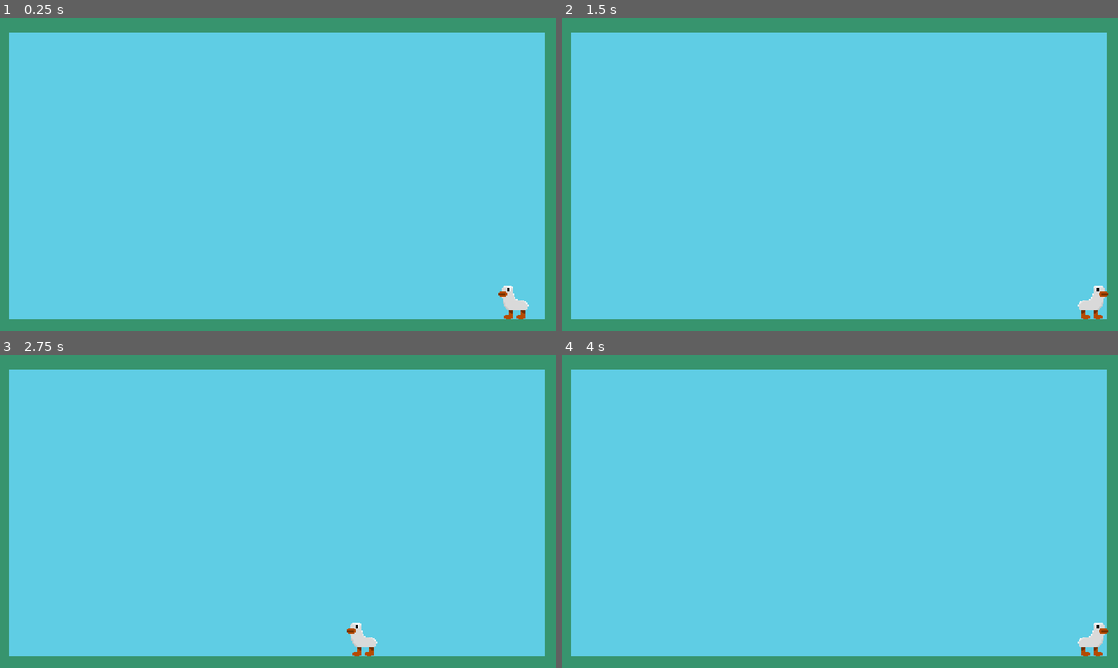
Above: before the commit, frames 1-4 (two rows, left to right).
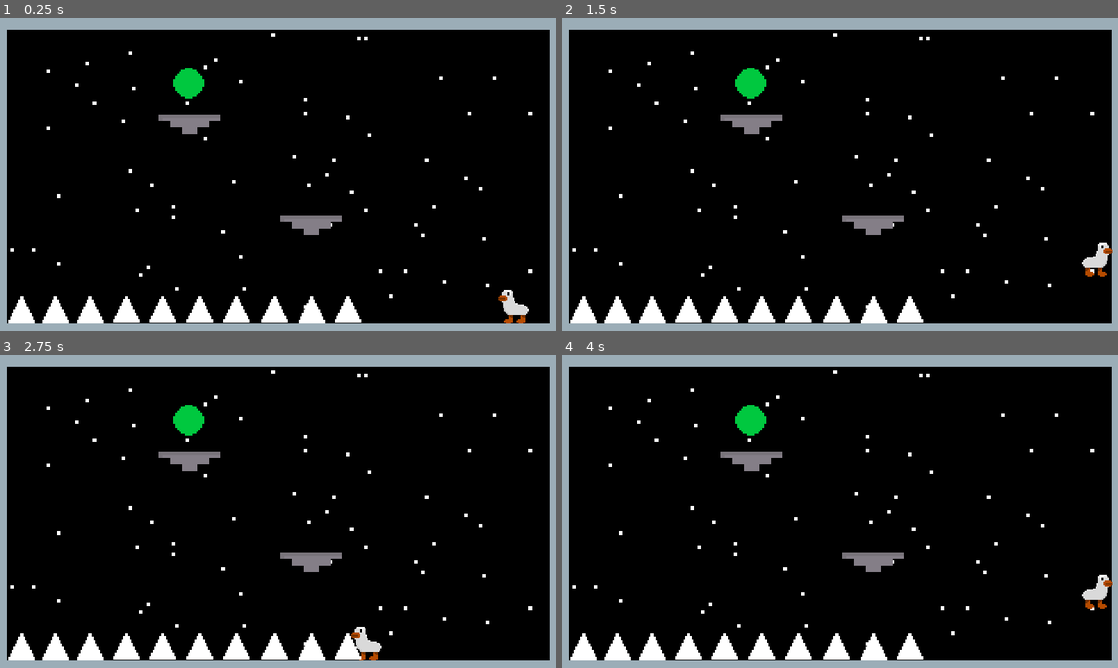
Above: after the commit, the same moments.

Repository: FireEntity1/white-goose-game
Game: Godot game, scene res://levels/level11.tscn
Same seed, same stepped clock (60 frames per second), same inputs: the game is played once before the commit and once after it. This scene is started directly instead of the project's main scene.
Inputs:
- Up to frame 1 (0.25 s): no input
- Up to frame 2 (1.5 s): tap Enter (ui_accept) at 0.5, 0.77 s; hold Right (ui_right) from 0.53 s (still down)
- Up to frame 3 (2.75 s): tap Enter (ui_accept) at 1.52 s; release Right (ui_right) at 2.03 s; hold Left (ui_left) from 2.03 s (still down)
- Up to frame 4 (4 s): release Left (ui_left) at 2.78 s; hold Right (ui_right) from 2.78 s (still down); tap Enter (ui_accept) at 3.02, 3.77 s

The runs differ from the first frame. In frame 1, 100% of the frame differs, in the area x 0-100%, y 0-100%; in frame 2, 100%; in frame 3, 100%; in frame 4, 100%.

Commit message:
Part 2 Levels

Diff:
--- a/levels/level10.tscn
+++ b/levels/level10.tscn
@@ -6,7 +6,7 @@
 [ext_resource type="PackedScene" uid="uid://s2prmx6o0rdp" path="res://parts/spike.tscn" id="4_l5l2c"]
 [ext_resource type="PackedScene" uid="uid://co1h1e5n77dwi" path="res://parts/end_coin.tscn" id="5_hcr8s"]
 
-[node name="Node2D" type="Node2D"]
+[node name="level10" type="Node2D"]
 
 [node name="bg" parent="." instance=ExtResource("1_ds13n")]
 position = Vector2(-5, 1)
--- a/levels/level11.tscn
+++ b/levels/level11.tscn
@@ -1,12 +1,54 @@
-[gd_scene load_steps=3 format=3 uid="uid://bk7lf4aawjv6o"]
+[gd_scene load_steps=6 format=3 uid="uid://bk7lf4aawjv6o"]
 
-[ext_resource type="PackedScene" uid="uid://bf1a8gpljecgs" path="res://parts/bg.tscn" id="1_bjls5"]
 [ext_resource type="PackedScene" uid="uid://defxlh8t1fmo8" path="res://parts/player.tscn" id="2_bwbr0"]
+[ext_resource type="PackedScene" uid="uid://cqjeo02m2p5ry" path="res://parts/bg2.tscn" id="2_wqhp2"]
+[ext_resource type="PackedScene" uid="uid://q68h81as2qqj" path="res://parts/platform_2.tscn" id="3_idwja"]
+[ext_resource type="PackedScene" uid="uid://co1h1e5n77dwi" path="res://parts/end_coin.tscn" id="4_v1ruu"]
+[ext_resource type="PackedScene" uid="uid://s2prmx6o0rdp" path="res://parts/spike.tscn" id="5_xu1lc"]
 
 [node name="level11" type="Node2D"]
 
-[node name="bg" parent="." instance=ExtResource("1_bjls5")]
-position = Vector2(-5, 1)
+[node name="bg" parent="." instance=ExtResource("2_wqhp2")]
+position = Vector2(-2, 2)
 
 [node name="player" parent="." instance=ExtResource("2_bwbr0")]
 position = Vector2(1062, 555)
+
+[node name="platform2" parent="." instance=ExtResource("3_idwja")]
+position = Vector2(644, 430)
+
+[node name="platform4" parent="." instance=ExtResource("3_idwja")]
+position = Vector2(392, 221)
+
+[node name="endCoin" parent="." instance=ExtResource("4_v1ruu")]
+position = Vector2(387, 135)
+
+[node name="Spike" parent="." instance=ExtResource("5_xu1lc")]
+position = Vector2(45, 604)
+
+[node name="Spike2" parent="." instance=ExtResource("5_xu1lc")]
+position = Vector2(115, 604)
+
+[node name="Spike3" parent="." instance=ExtResource("5_xu1lc")]
+position = Vector2(187, 604)
+
+[node name="Spike4" parent="." instance=ExtResource("5_xu1lc")]
+position = Vector2(262, 603)
+
+[node name="Spike5" parent="." instance=ExtResource("5_xu1lc")]
+position = Vector2(337, 603)
+
+[node name="Spike6" parent="." instance=ExtResource("5_xu1lc")]
+position = Vector2(414, 603)
+
+[node name="Spike7" parent="." instance=ExtResource("5_xu1lc")]
+position = Vector2(490, 603)
+
+[node name="Spike8" parent="." instance=ExtResource("5_xu1lc")]
+position = Vector2(569, 603)
+
+[node name="Spike9" parent="." instance=ExtResource("5_xu1lc")]
+position = Vector2(646, 604)
+
+[node name="Spike10" parent="." instance=ExtResource("5_xu1lc")]
+position = Vector2(721, 603)
--- /dev/null
+++ b/levels/level12.tscn
@@ -0,0 +1,51 @@
+[gd_scene load_steps=6 format=3 uid="uid://8vw8ymwjrqcu"]
+
+[ext_resource type="PackedScene" uid="uid://cqjeo02m2p5ry" path="res://parts/bg2.tscn" id="1_njmrm"]
+[ext_resource type="PackedScene" uid="uid://defxlh8t1fmo8" path="res://parts/player.tscn" id="2_s77fl"]
+[ext_resource type="PackedScene" uid="uid://s2prmx6o0rdp" path="res://parts/spike.tscn" id="3_dmpw6"]
+[ext_resource type="PackedScene" uid="uid://q68h81as2qqj" path="res://parts/platform_2.tscn" id="4_byd2t"]
+[ext_resource type="PackedScene" uid="uid://co1h1e5n77dwi" path="res://parts/end_coin.tscn" id="5_0qhyi"]
+
+[node name="level12" type="Node2D"]
+
+[node name="bg" parent="." instance=ExtResource("1_njmrm")]
+position = Vector2(-3, 1)
+
+[node name="player" parent="." instance=ExtResource("2_s77fl")]
+position = Vector2(60, 581)
+
+[node name="Spike" parent="." instance=ExtResource("3_dmpw6")]
+position = Vector2(281, 605)
+
+[node name="Spike2" parent="." instance=ExtResource("3_dmpw6")]
+position = Vector2(361, 605)
+
+[node name="Spike3" parent="." instance=ExtResource("3_dmpw6")]
+position = Vector2(434, 605)
+
+[node name="Spike4" parent="." instance=ExtResource("3_dmpw6")]
+position = Vector2(504, 605)
+
+[node name="Spike6" parent="." instance=ExtResource("3_dmpw6")]
+position = Vector2(578, 605)
+
+[node name="Spike7" parent="." instance=ExtResource("3_dmpw6")]
+position = Vector2(745, 604)
+
+[node name="Spike8" parent="." instance=ExtResource("3_dmpw6")]
+position = Vector2(810, 605)
+
+[node name="Spike9" parent="." instance=ExtResource("3_dmpw6")]
+position = Vector2(880, 605)
+
+[node name="platform1" parent="." instance=ExtResource("4_byd2t")]
+position = Vector2(1066, 439)
+
+[node name="platform2" parent="." instance=ExtResource("4_byd2t")]
+position = Vector2(653, 343)
+
+[node name="platform3" parent="." instance=ExtResource("4_byd2t")]
+position = Vector2(93, 299)
+
+[node name="endCoin" parent="." instance=ExtResource("5_0qhyi")]
+position = Vector2(90, 220)
--- /dev/null
+++ b/levels/level13.tscn
@@ -0,0 +1,79 @@
+[gd_scene load_steps=6 format=3 uid="uid://drg6rf08vbaep"]
+
+[ext_resource type="PackedScene" uid="uid://cqjeo02m2p5ry" path="res://parts/bg2.tscn" id="1_1kbcf"]
+[ext_resource type="PackedScene" uid="uid://defxlh8t1fmo8" path="res://parts/player.tscn" id="2_vpyya"]
+[ext_resource type="PackedScene" uid="uid://q68h81as2qqj" path="res://parts/platform_2.tscn" id="3_hlyxu"]
+[ext_resource type="PackedScene" uid="uid://co1h1e5n77dwi" path="res://parts/end_coin.tscn" id="4_edpku"]
+[ext_resource type="PackedScene" uid="uid://s2prmx6o0rdp" path="res://parts/spike.tscn" id="5_2e5ku"]
+
+[node name="level13" type="Node2D"]
+
+[node name="bg" parent="." instance=ExtResource("1_1kbcf")]
+position = Vector2(-2, 2)
+
+[node name="player" parent="." instance=ExtResource("2_vpyya")]
+position = Vector2(1087, 75)
+
+[node name="platform1" parent="." instance=ExtResource("3_hlyxu")]
+position = Vector2(1066, 143)
+
+[node name="platform2" parent="." instance=ExtResource("3_hlyxu")]
+position = Vector2(1062, 417)
+
+[node name="platform3" parent="." instance=ExtResource("3_hlyxu")]
+position = Vector2(456, 438)
+
+[node name="platform4" parent="." instance=ExtResource("3_hlyxu")]
+position = Vector2(674, 216)
+rotation = 0.430813
+
+[node name="platform5" parent="." instance=ExtResource("3_hlyxu")]
+position = Vector2(115, 396)
+
+[node name="platform6" parent="." instance=ExtResource("3_hlyxu")]
+position = Vector2(103, 201)
+
+[node name="endCoin" parent="." instance=ExtResource("4_edpku")]
+position = Vector2(65, 130)
+
+[node name="Spike" parent="." instance=ExtResource("5_2e5ku")]
+position = Vector2(50, 605)
+
+[node name="Spike2" parent="." instance=ExtResource("5_2e5ku")]
+position = Vector2(130, 605)
+
+[node name="Spike3" parent="." instance=ExtResource("5_2e5ku")]
+position = Vector2(211, 605)
+
+[node name="Spike4" parent="." instance=ExtResource("5_2e5ku")]
+position = Vector2(293, 605)
+
+[node name="Spike5" parent="." instance=ExtResource("5_2e5ku")]
+position = Vector2(373, 605)
+
+[node name="Spike6" parent="." instance=ExtResource("5_2e5ku")]
+position = Vector2(450, 605)
+
+[node name="Spike7" parent="." instance=ExtResource("5_2e5ku")]
+position = Vector2(529, 605)
+
+[node name="Spike8" parent="." instance=ExtResource("5_2e5ku")]
+position = Vector2(604, 605)
+
+[node name="Spike9" parent="." instance=ExtResource("5_2e5ku")]
+position = Vector2(689, 605)
+
+[node name="Spike10" parent="." instance=ExtResource("5_2e5ku")]
+position = Vector2(766, 605)
+
+[node name="Spike11" parent="." instance=ExtResource("5_2e5ku")]
+position = Vector2(843, 605)
+
+[node name="Spike12" parent="." instance=ExtResource("5_2e5ku")]
+position = Vector2(920, 605)
+
+[node name="Spike13" parent="." instance=ExtResource("5_2e5ku")]
+position = Vector2(995, 605)
+
+[node name="Spike14" parent="." instance=ExtResource("5_2e5ku")]
+position = Vector2(1072, 605)
--- /dev/null
+++ b/levels/level14.tscn
@@ -0,0 +1,85 @@
+[gd_scene load_steps=5 format=3 uid="uid://bgunmk52dkawd"]
+
+[ext_resource type="PackedScene" uid="uid://cqjeo02m2p5ry" path="res://parts/bg2.tscn" id="1_6koxy"]
+[ext_resource type="PackedScene" uid="uid://defxlh8t1fmo8" path="res://parts/player.tscn" id="2_s65k4"]
+[ext_resource type="PackedScene" uid="uid://q68h81as2qqj" path="res://parts/platform_2.tscn" id="3_7fci5"]
+[ext_resource type="PackedScene" uid="uid://s2prmx6o0rdp" path="res://parts/spike.tscn" id="4_n7e4o"]
+
+[node name="level14" type="Node2D"]
+
+[node name="bg" parent="." instance=ExtResource("1_6koxy")]
+position = Vector2(-2, 2)
+
+[node name="player" parent="." instance=ExtResource("2_s65k4")]
+position = Vector2(1097, 333)
+
+[node name="platform1" parent="." instance=ExtResource("3_7fci5")]
+position = Vector2(1071, 402)
+
+[node name="platform2" parent="." instance=ExtResource("3_7fci5")]
+position = Vector2(761, 304)
+
+[node name="platform3" parent="." instance=ExtResource("3_7fci5")]
+position = Vector2(480, 271)
+
+[node name="platform4" parent="." instance=ExtResource("3_7fci5")]
+position = Vector2(85, 544)
+
+[node name="platform5" parent="." instance=ExtResource("3_7fci5")]
+position = Vector2(481, 527)
+
+[node name="platform6" parent="." instance=ExtResource("3_7fci5")]
+position = Vector2(574, 351)
+rotation = 1.5708
+
+[node name="platform7" parent="." instance=ExtResource("3_7fci5")]
+position = Vector2(331, 376)
+rotation = 5.23599
+
+[node name="Spike" parent="." instance=ExtResource("4_n7e4o")]
+position = Vector2(622, 315)
+rotation = 1.5708
+
+[node name="Spike2" parent="." instance=ExtResource("4_n7e4o")]
+position = Vector2(307, 321)
+rotation = 5.23599
+
+[node name="Spike3" parent="." instance=ExtResource("4_n7e4o")]
+position = Vector2(271, 381)
+rotation = 5.23599
+
+[node name="Spike4" parent="." instance=ExtResource("4_n7e4o")]
+position = Vector2(187, 604)
+
+[node name="Spike5" parent="." instance=ExtResource("4_n7e4o")]
+position = Vector2(421, 604)
+
+[node name="Spike6" parent="." instance=ExtResource("4_n7e4o")]
+position = Vector2(542, 604)
+
+[node name="Spike7" parent="." instance=ExtResource("4_n7e4o")]
+position = Vector2(605, 604)
+
+[node name="Spike8" parent="." instance=ExtResource("4_n7e4o")]
+position = Vector2(667, 604)
+
+[node name="Spike9" parent="." instance=ExtResource("4_n7e4o")]
+position = Vector2(729, 604)
+
+[node name="Spike10" parent="." instance=ExtResource("4_n7e4o")]
+position = Vector2(791, 604)
+
+[node name="Spike11" parent="." instance=ExtResource("4_n7e4o")]
+position = Vector2(852, 604)
+
+[node name="Spike12" parent="." instance=ExtResource("4_n7e4o")]
+position = Vector2(914, 604)
+
+[node name="Spike13" parent="." instance=ExtResource("4_n7e4o")]
+position = Vector2(977, 604)
+
+[node name="Spike14" parent="." instance=ExtResource("4_n7e4o")]
+position = Vector2(1039, 604)
+
+[node name="Spike15" parent="." instance=ExtResource("4_n7e4o")]
+position = Vector2(1105, 604)
--- a/levels/level6.tscn
+++ b/levels/level6.tscn
@@ -6,7 +6,7 @@
 [ext_resource type="PackedScene" uid="uid://s2prmx6o0rdp" path="res://parts/spike.tscn" id="4_g7wgn"]
 [ext_resource type="PackedScene" uid="uid://co1h1e5n77dwi" path="res://parts/end_coin.tscn" id="5_tqoam"]
 
-[node name="Node2D" type="Node2D"]
+[node name="level6" type="Node2D"]
 
 [node name="bg" parent="." instance=ExtResource("1_2giom")]
 position = Vector2(-5, 1)
--- /dev/null
+++ b/parts/bg2.tscn
@@ -0,0 +1,35 @@
+[gd_scene load_steps=3 format=3 uid="uid://cqjeo02m2p5ry"]
+
+[ext_resource type="Texture2D" uid="uid://b8tnujwq020qd" path="res://sprites/levelBG2.png" id="1_4wdcx"]
+
+[sub_resource type="RectangleShape2D" id="RectangleShape2D_hfhmw"]
+size = Vector2(1167, 52)
+
+[node name="bg" type="Node2D"]
+
+[node name="BG" type="Sprite2D" parent="."]
+position = Vector2(579, 326)
+scale = Vector2(7.40115, 7.40115)
+texture = ExtResource("1_4wdcx")
+
+[node name="edge" type="StaticBody2D" parent="BG"]
+position = Vector2(-78.2311, -44.0472)
+scale = Vector2(0.135114, 0.135114)
+
+[node name="edge1" type="CollisionShape2D" parent="BG/edge"]
+position = Vector2(575.001, 656.001)
+shape = SubResource("RectangleShape2D_hfhmw")
+
+[node name="edge2" type="CollisionShape2D" parent="BG/edge"]
+position = Vector2(584.001, -3.00006)
+shape = SubResource("RectangleShape2D_hfhmw")
+
+[node name="edge3" type="CollisionShape2D" parent="BG/edge"]
+position = Vector2(-8.99989, 227)
+rotation = 1.5708
+shape = SubResource("RectangleShape2D_hfhmw")
+
+[node name="edge4" type="CollisionShape2D" parent="BG/edge"]
+position = Vector2(1168, 227)
+rotation = 1.5708
+shape = SubResource("RectangleShape2D_hfhmw")
--- /dev/null
+++ b/parts/platform_2.tscn
@@ -0,0 +1,19 @@
+[gd_scene load_steps=3 format=3 uid="uid://q68h81as2qqj"]
+
+[ext_resource type="Texture2D" uid="uid://xl004b80o3be" path="res://sprites/platform2.png" id="1_3f6ht"]
+
+[sub_resource type="RectangleShape2D" id="RectangleShape2D_dywuo"]
+size = Vector2(128, 31)
+
+[node name="platform1" type="Node2D"]
+
+[node name="platform" type="StaticBody2D" parent="."]
+
+[node name="Sprite2D" type="Sprite2D" parent="platform"]
+position = Vector2(1, -1)
+scale = Vector2(8.02185, 6.66743)
+texture = ExtResource("1_3f6ht")
+
+[node name="platform" type="CollisionShape2D" parent="platform"]
+position = Vector2(1, -5.5)
+shape = SubResource("RectangleShape2D_dywuo")
--- a/scripts/endCoin.gd
+++ b/scripts/endCoin.gd
@@ -24,3 +24,8 @@
 			"level8": get_tree().change_scene_to_file("res://levels/level9.tscn")
 			"level9": get_tree().change_scene_to_file("res://levels/level10.tscn")
 			"level10": get_tree().change_scene_to_file("res://levels/level11.tscn")
+			"level11": get_tree().change_scene_to_file("res://levels/level12.tscn")
+			"level12": get_tree().change_scene_to_file("res://levels/level13.tscn")
+			"level13": get_tree().change_scene_to_file("res://levels/level14.tscn")
+			"level14": get_tree().change_scene_to_file("res://levels/level15.tscn")
+			"level15": get_tree().change_scene_to_file("res://levels/level16.tscn")
--- a/scripts/player.gd
+++ b/scripts/player.gd
@@ -2,18 +2,21 @@
 
 
 const SPEED = 500
-const JUMP_VELOCITY = -650
-var spikeNode
+var JUMP_VELOCITY = -650
 var initialX
 var initialY
+var scene
 
 # Get the gravity from the project settings to be synced with RigidBody nodes.
 var gravity = ProjectSettings.get_setting("physics/2d/default_gravity")
 
 func _ready():
-	spikeNode = get_node("/root/Spike")
+	scene = get_tree().current_scene.name
 	initialX = self.position.x
 	initialY = self.position.y
+	if scene == "level11" or scene == "level12" or scene == "level13":
+		JUMP_VELOCITY = -800
+		gravity = gravity - 150
 
 func _physics_process(delta):
 	if not is_on_floor():
Binary file added: sprites/levelBG2.png
Not shown, added: sprites/levelBG2.png.import
Binary file added: sprites/platform2.png
Not shown, added: sprites/platform2.png.import
